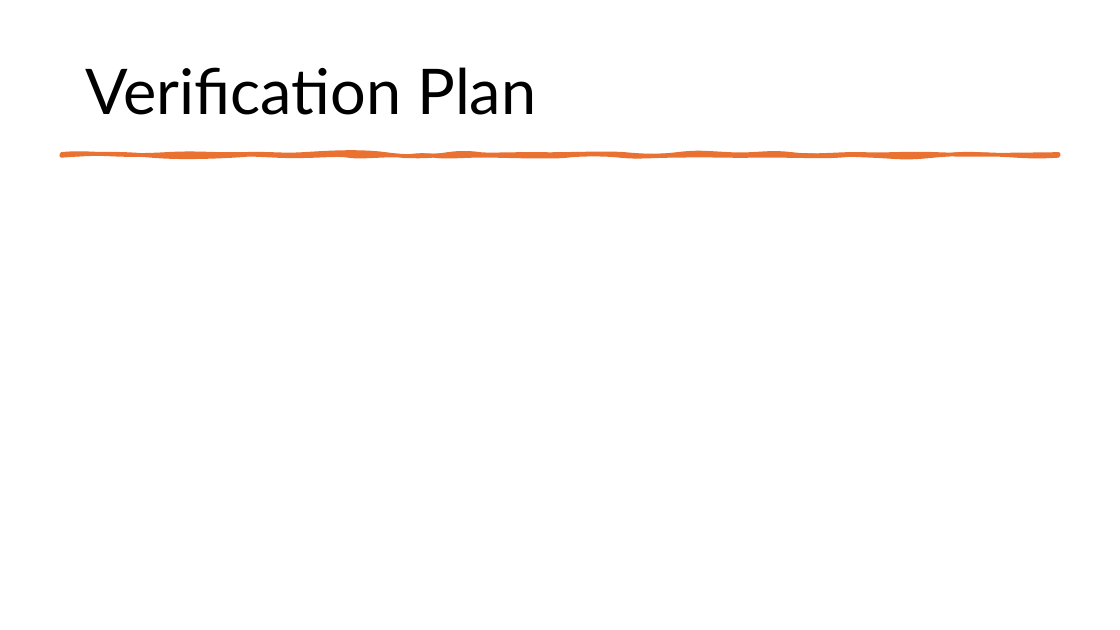
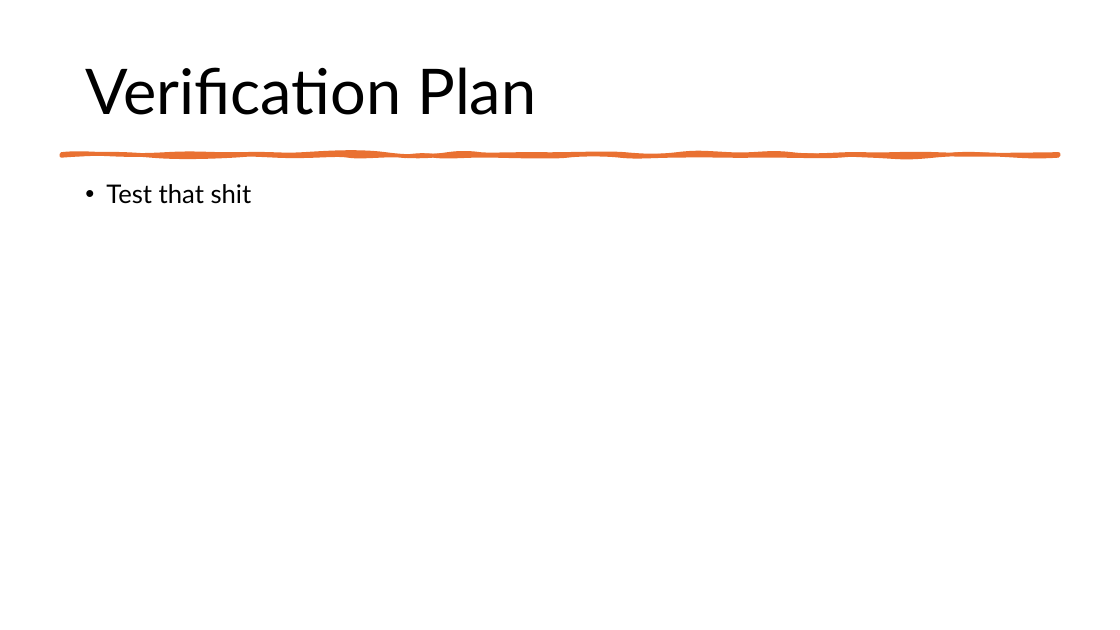
Before and after one commit to Tannyr-Singleterry/ECE590_SeniorDesign, a slide deck: slide 14 of Documents/FInal Presentation/Final_Presentation.pptx. Drawn at 1120x630 pixels with LibreOffice and Linux fonts; fonts in the diff are those of the drawing. Boxes give left, top, right and bottom in pixels: in the first picture for what was removed or moved away, otherwise in the second. Text is boxed around its words. In the diff, an @@ line names an element or a change of style, - is before the commit and + after.

```diff
--- a/Documents/FInal Presentation/Final_Presentation.pptx
+++ b/Documents/FInal Presentation/Final_Presentation.pptx
@@ text added at box(106, 184, 252, 204), 22 pt, text #000000 @@
+• Test that shit
```
Also in this commit, not shown: 9 other slides changed, 2 slides added, 2 slides removed, 1 other file.
